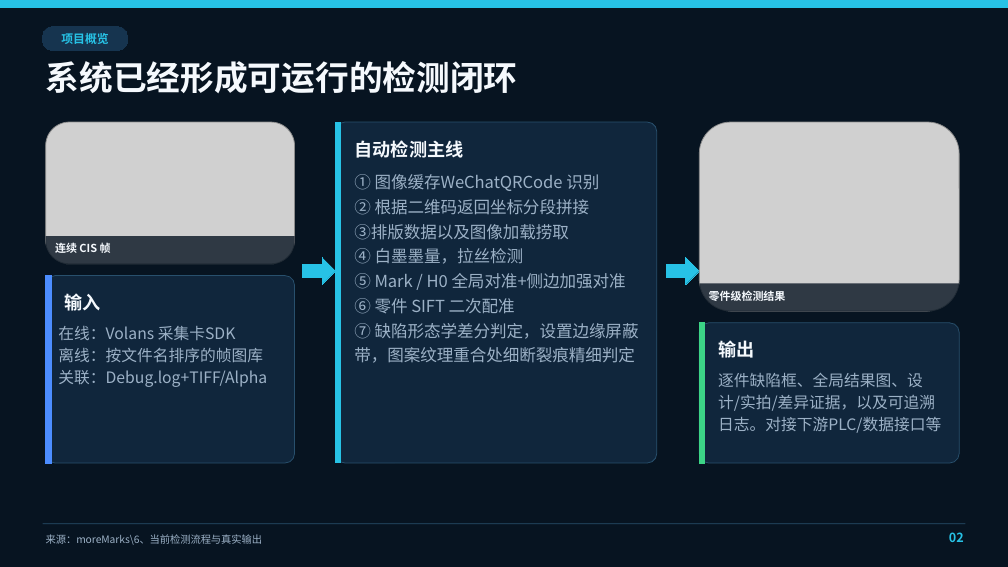
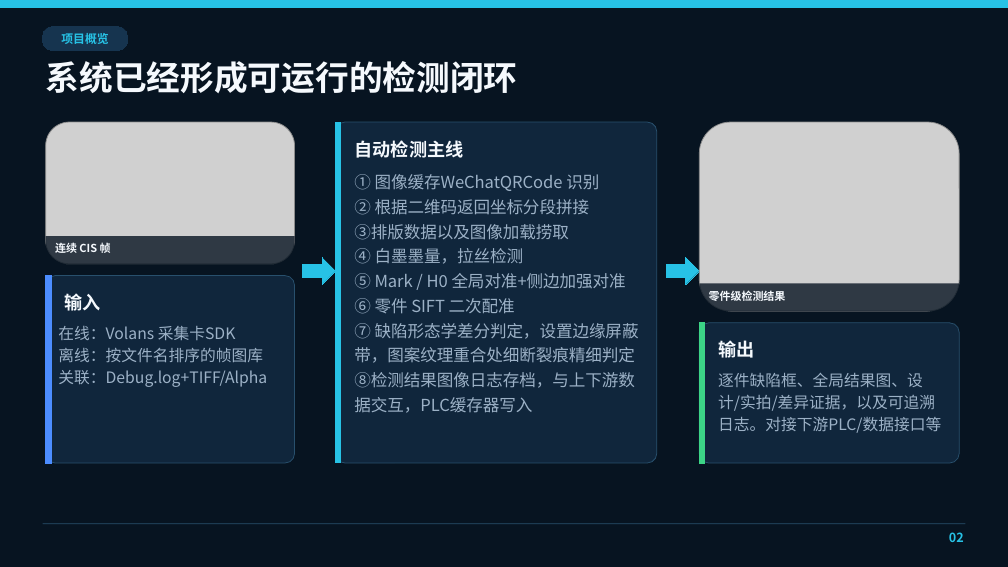
Before and after one commit to Kevin-ykg/CIS_WebInspector, a slide deck: slide 2 of outputs/CIS_WebInspector项目技术汇报.pptx. Drawn at 1008x567 pixels with LibreOffice and Linux fonts; fonts in the diff are those of the drawing; grey boxes stand for pictures. Boxes give left, top, right and bottom in pixels: in the first picture for what was removed or moved away, otherwise in the second. Text is boxed around its words. In the diff, an @@ line names an element or a change of style, - is before the commit and + after.

```diff
--- a/outputs/CIS_WebInspector项目技术汇报.pptx
+++ b/outputs/CIS_WebInspector项目技术汇报.pptx
@@ text at [354, 372, 635, 413]: paragraph added @@
+⑧检测结果图像日志存档，与上下游数据交互，PLC缓存器写入
@@ text removed at [46, 534, 262, 545] @@
-来源：moreMarks\6、当前检测流程与真实输出
```
Also in this commit, not shown: 22 other slides changed, 10 other files.
